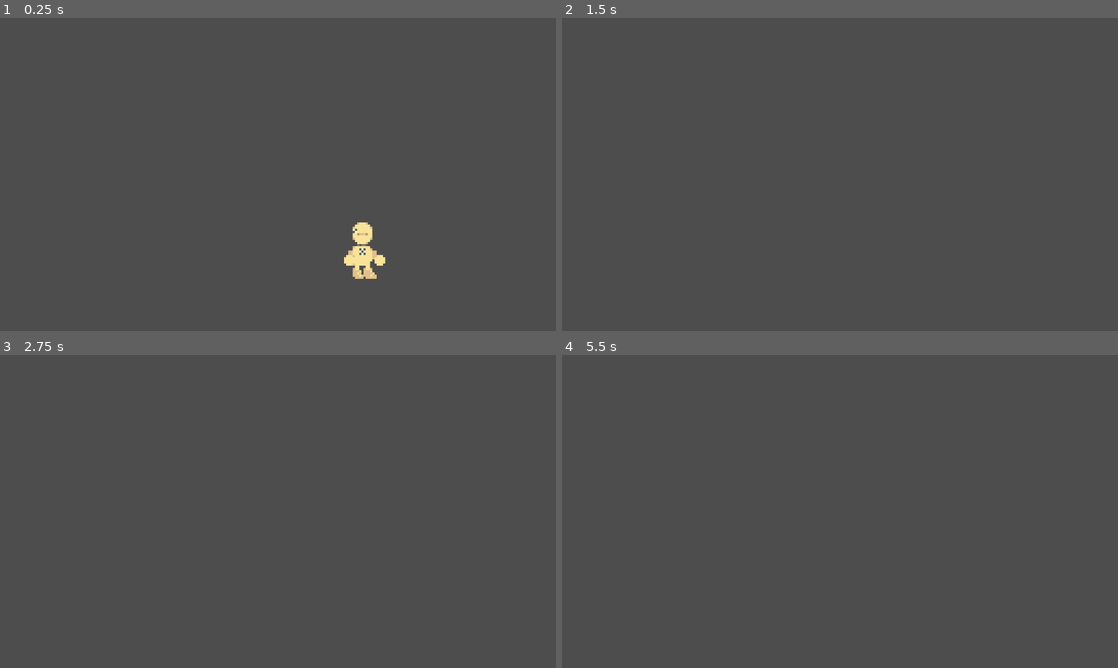
Above: before the commit, frames 1-4 (two rows, left to right).
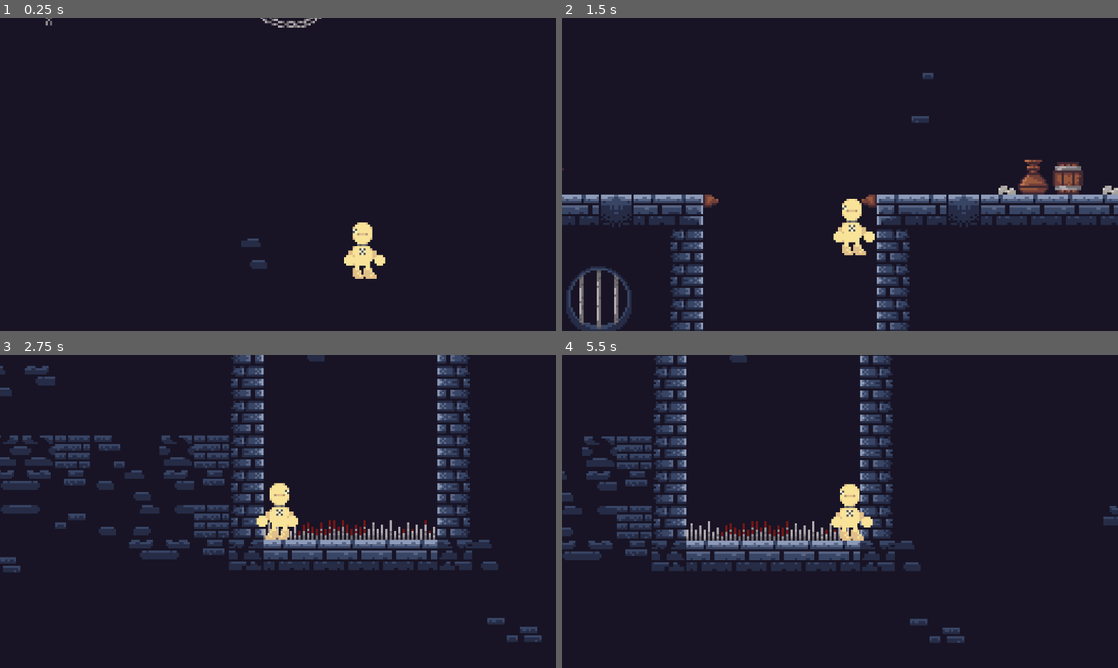
Above: after the commit, the same moments.

Repository: Splatube/EchoesOfSacrifice
Game: Godot game, scene res://Scenes/level.tscn
Two runs of this game, one before a commit and one after it. Both use one fixed random seed, a clock stepped at 60 frames per second and the inputs below.
Inputs:
- Up to frame 1 (0.25 s): no input
- Up to frame 2 (1.5 s): hold D (Right) from 0.53 s (still down); tap Space (Jump) at 0.77 s
- Up to frame 3 (2.75 s): tap Space (Jump) at 1.52 s; release D (Right) at 2.03 s; hold A (Left) from 2.03 s (still down)
- Up to frame 4 (5.5 s): release A (Left) at 2.78 s; hold D (Right) 2.78-4.28 s; tap Space (Jump) at 3.02, 3.77, 4.52 s; hold A (Left) 4.28-5.03 s; hold D (Right) from 5.03 s (still down)

The runs differ from the first frame. In frame 1, 99% of the frame differs, in the area x 0-100%, y 0-100%; in frame 2, 97%; in frame 3, 96%; in frame 4, 97%.

Commit message:
levellll

Diff:
--- a/Scenes/level.tscn
+++ b/Scenes/level.tscn
@@ -1,9 +1,12 @@
-[gd_scene load_steps=3 format=3 uid="uid://ckvi88adfuxww"]
+[gd_scene load_steps=4 format=3 uid="uid://ckvi88adfuxww"]
 
+[ext_resource type="PackedScene" uid="uid://c2anetkxdn6ft" path="res://Scenes/map.tscn" id="1_6phgx"]
 [ext_resource type="PackedScene" uid="uid://hyqi75jxsnv7" path="res://Scenes/player.tscn" id="1_tumq0"]
 [ext_resource type="Script" uid="uid://emf5mjyeyw17" path="res://Scripts/camera.gd" id="3_6phgx"]
 
 [node name="Level" type="Node2D"]
+
+[node name="Map" parent="." instance=ExtResource("1_6phgx")]
 
 [node name="Player" parent="." instance=ExtResource("1_tumq0")]
 position = Vector2(616, 323)
